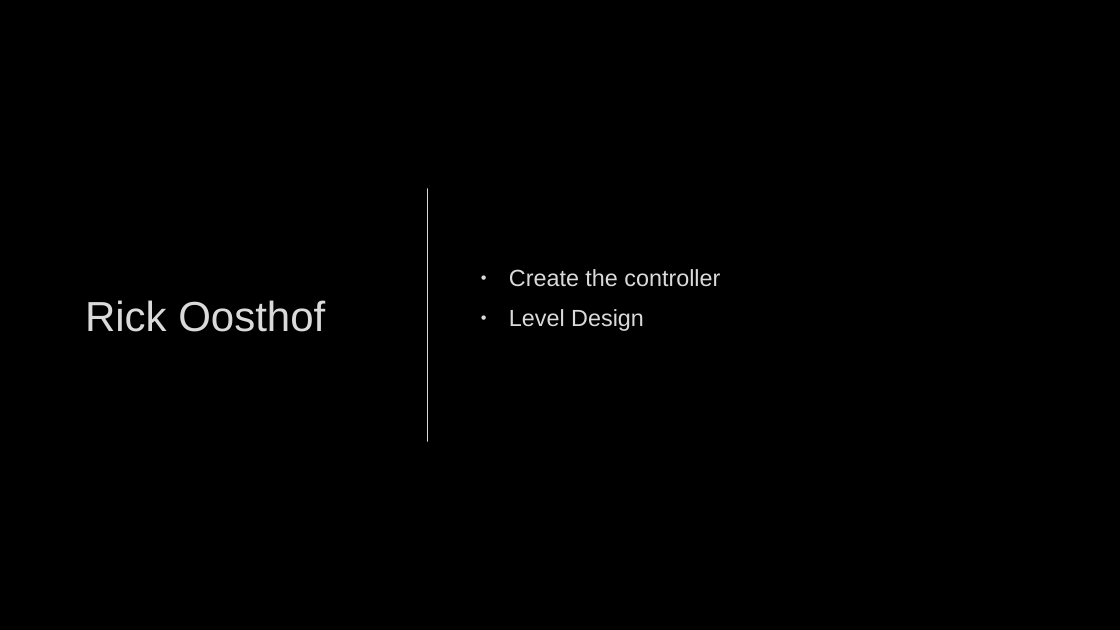
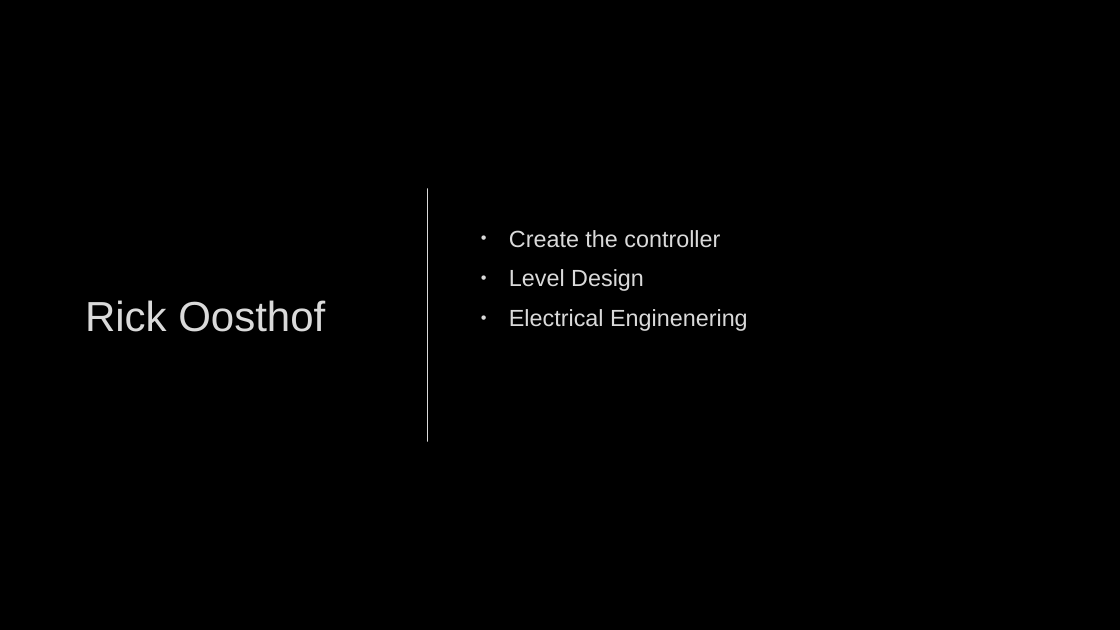
Before and after one commit to GlynLeine/lift-off, a slide deck: slide 9 of Presentations/MugShot Final Pitch.pptx (slide 10 before the commit). Drawn at 1120x630 pixels with LibreOffice and Linux fonts; fonts in the diff are those of the drawing; background and template pictures are left out. Boxes give left, top, right and bottom in pixels: in the first picture for what was removed or moved away, otherwise in the second. Text is boxed around its words. In the diff, an @@ line names an element or a change of style, - is before the commit and + after.

```diff
--- a/Presentations/MugShot Final Pitch.pptx
+++ b/Presentations/MugShot Final Pitch.pptx
@@ text at bbox=[509, 309, 748, 331]: paragraph added @@
+• Electrical Enginenering
```
Also in this commit, not shown: 4 other slides changed, 2 slides added, 3 slides removed, 1 other file.
